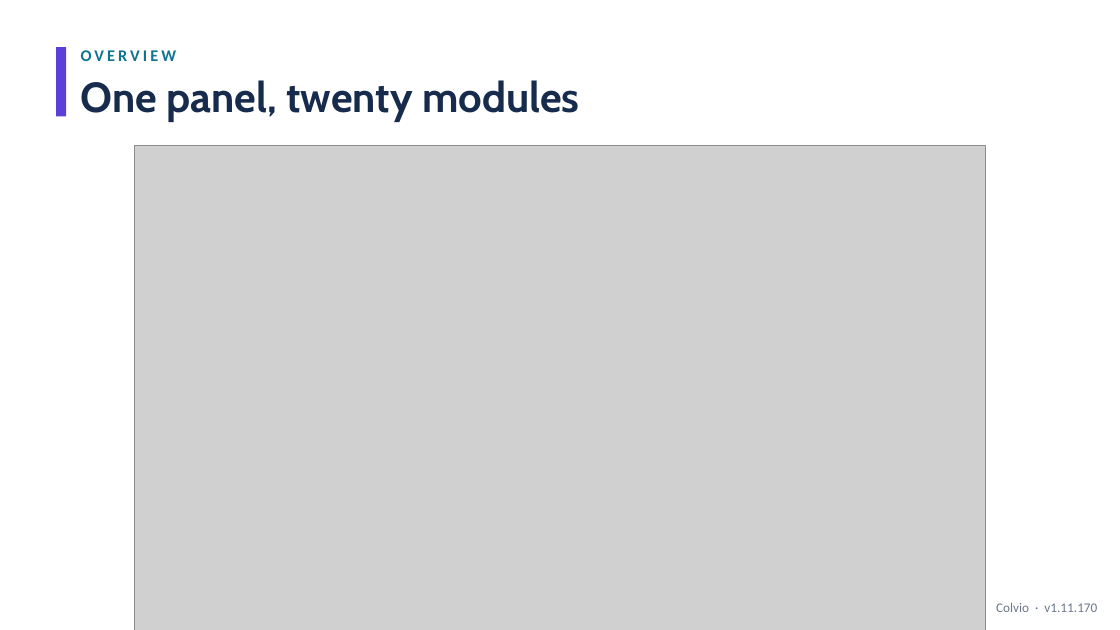
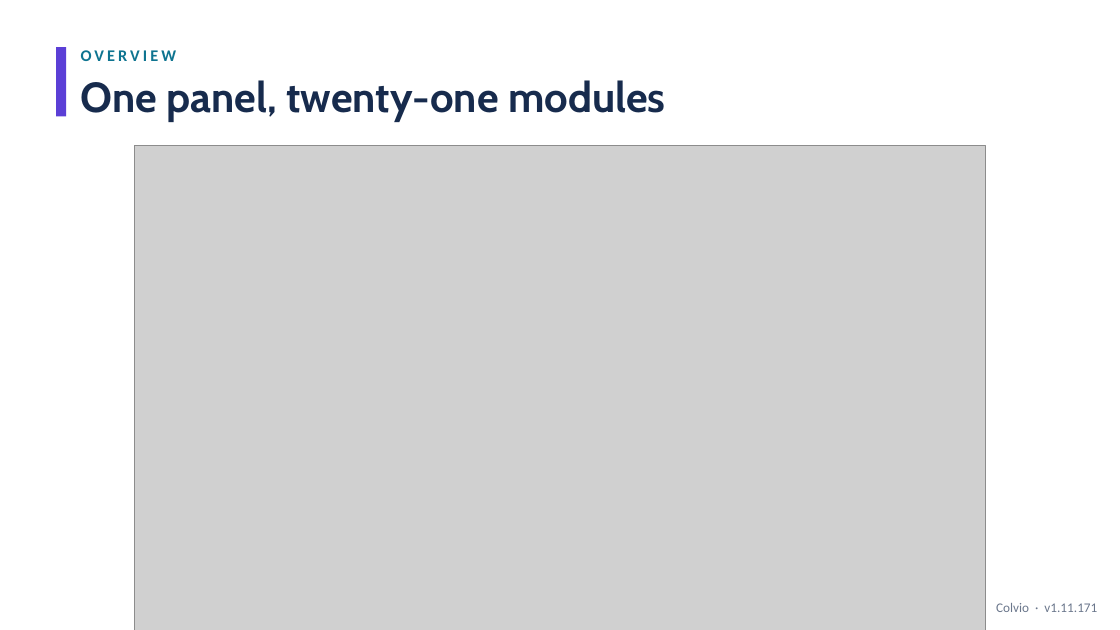
Before and after one commit to zmissoum/colvio, a slide deck: slide 3 of docs/Colvio_Walkthrough.pptx. Drawn at 1120x630 pixels with LibreOffice and Linux fonts; fonts in the diff are those of the drawing; grey boxes stand for pictures. Boxes give left, top, right and bottom in pixels: in the first picture for what was removed or moved away, otherwise in the second. Text is boxed around its words. In the diff, an @@ line names an element or a change of style, - is before the commit and + after.

```diff
--- a/docs/Colvio_Walkthrough.pptx
+++ b/docs/Colvio_Walkthrough.pptx
@@ text at [81, 80, 665, 122]: text changed @@
-One panel, twenty modules
+One panel, twenty-one modules
@@ text at [996, 603, 1097, 612]: text changed @@
-Colvio · v1.11.170
+Colvio · v1.11.171
```
Also in this commit, not shown: 10 other slides changed, 25 other files.
